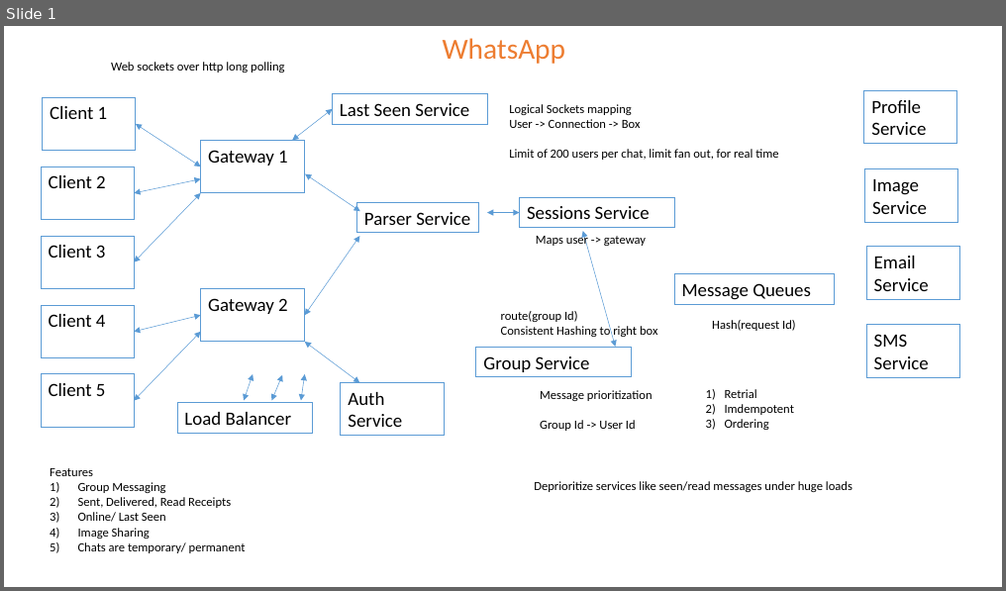
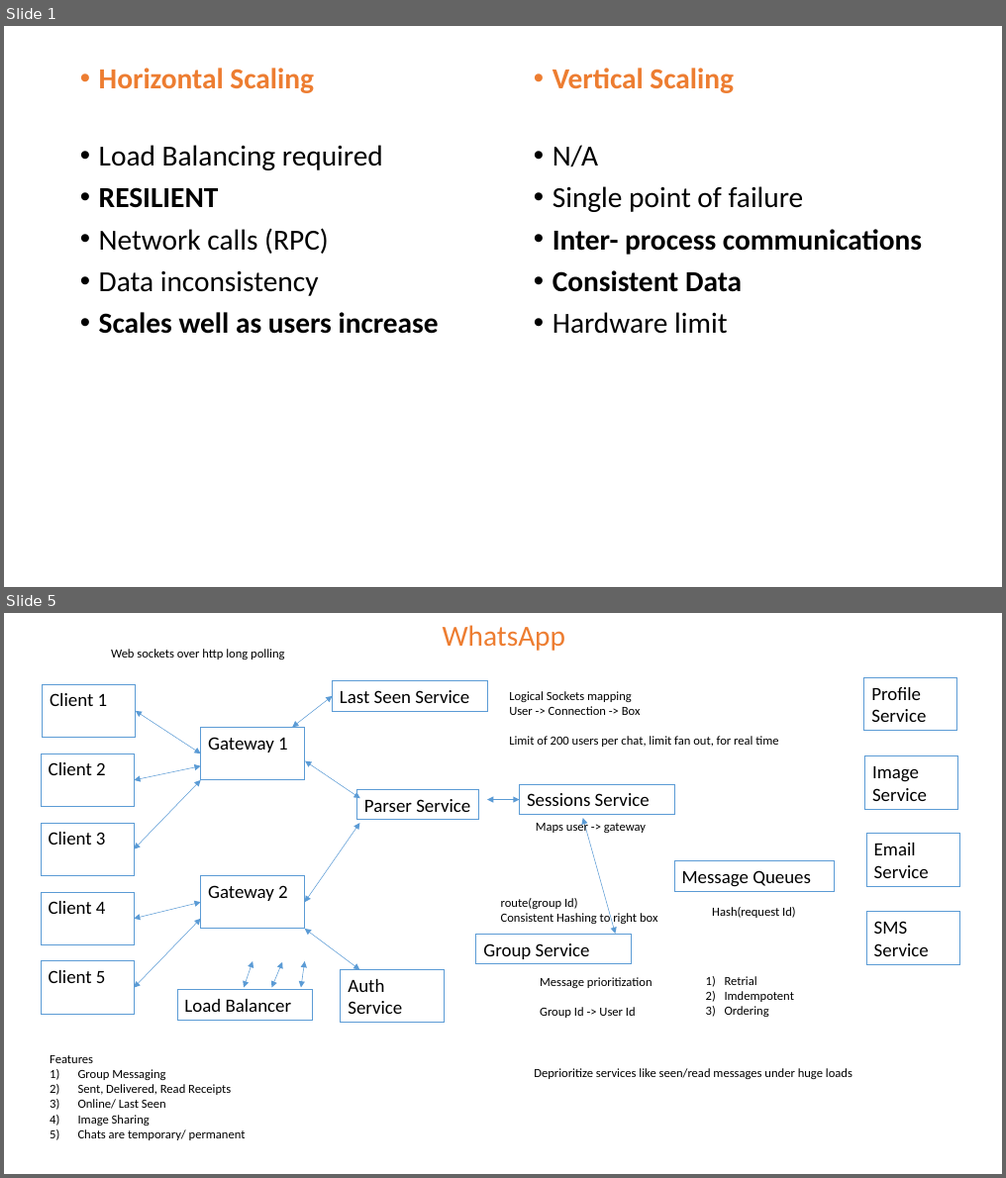
Before and after one commit to the-potato-man/Leetcode, a slide deck: design/System Design Notes.pptx. Shown one above the other, each under a label of ours: slide 1 before the commit, slides 1 and 5 after it; the slides between them are not shown. The pictures are 1006x591 and 1006x1178 pixels, drawn with LibreOffice and Linux fonts; fonts in the diff are those of the drawing. Boxes give left, top, right and bottom in pixels: in the first picture for what was removed or moved away, otherwise in the second. Text is boxed around its words. In the diff, an @@ line names an element or a change of style, - is before the commit and + after.

```diff
--- a/design/System Design Notes.pptx
+++ b/design/System Design Notes.pptx
@@ slide 1 added at [4, 26, 1002, 587], background #FFFFFF @@
@@ text added at [99, 68, 439, 334], 28 pt, text #000000 @@
+• Horizontal Scaling
+• Load Balancing required
+• RESILIENT
+• Network calls (RPC)
+• Data inconsistency
+• Scales well as users increase
@@ text added at [552, 68, 922, 334], 28 pt, text #000000, bold @@
+• Vertical Scaling
+• N/A
+• Single point of failure
+• Inter- process communications
+• Consistent Data
+• Hardware limit
@@ what was slide 1 is now slide 5 @@
```
Also in this commit, not shown: 3 other slides added.
